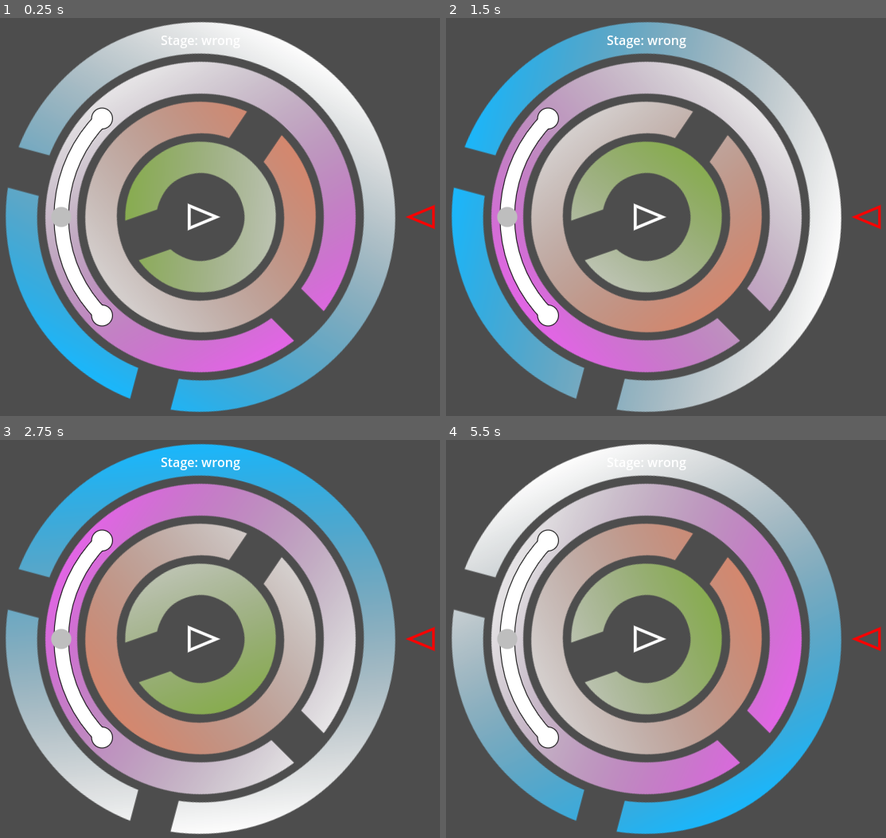
Above: before the commit, frames 1-4 (two rows, left to right).
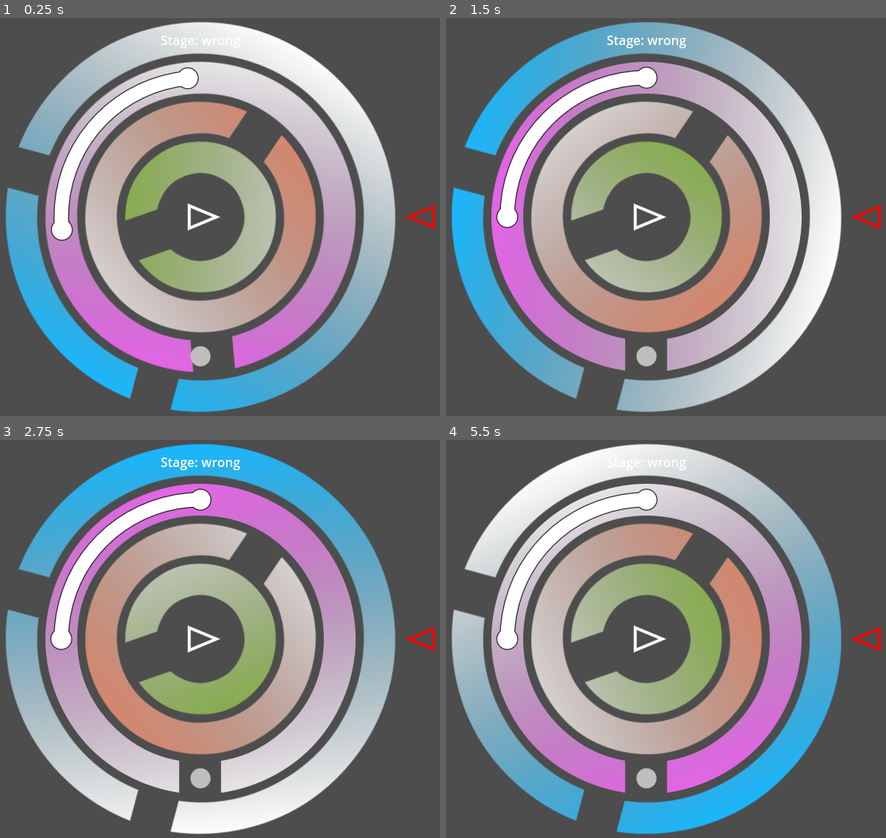
Above: after the commit, the same moments.

Repository: LettucePie/october
Game: Godot game, scene res://game.tscn
The game is run twice, just before and just after one commit, with the same random seed, the same clock (stepped at 60 frames per second) and the same inputs.
Inputs (mouse positions are in pixels of both pictures, inside the frame that each line leads up to):
- Up to frame 1 (0.25 s): no input
- Up to frame 2 (1.5 s): move the mouse to (767, 197) at 0.52 s; click (767, 197) at 0.67 s; move the mouse to (534, 236) at 1.27 s; click (534, 236) at 1.42 s
- Up to frame 3 (2.75 s): move the mouse to (255, 551) at 2.02 s; click (255, 551) at 2.17 s
- Up to frame 4 (5.5 s): move the mouse to (617, 718) at 2.77 s; click (617, 718) at 2.92 s; move the mouse to (815, 698) at 3.52 s; click (815, 698) at 3.67 s; move the mouse to (481, 579) at 4.27 s; click (481, 579) at 4.42 s; move the mouse to (674, 639) at 5.02 s; click (674, 639) at 5.17 s

The runs differ from the first frame. In frame 1, 10% of the frame differs, in the area x 10-81%, y 11-89%; in frame 2, 10%; in frame 3, 11%; in frame 4, 11%.

Commit message:
try custom clamp ranges built based on anchor_point in relation to starting rotation

Diff:
--- a/components/channel.gd
+++ b/components/channel.gd
@@ -16,6 +16,12 @@
 var point_b : Vector2 = Vector2.ZERO
 var anchor_point : Vector2 = Vector2.ZERO
 var arc_points : int = 10
+var starting_rot : float = 0.0
+
+
+func _ready() -> void:
+	if get_parent() is Ring:
+		starting_rot = get_parent().rotation
 
 
 func _process(delta) -> void:
--- a/rings/ring.gd
+++ b/rings/ring.gd
@@ -41,6 +41,8 @@
 	var target : float = new_target
 	for i in interactives:
 		if i is Channel:
+			print("Laptop is dying.")
+			print("Try setting a reference value with starting_rot on channel, then build custom clamp limits, because this rotaiton wrap around is driving me bananas.")
 			target = clampf(
 				target,
 				deg_to_rad(i.point_a_angle - (i.anchor_angle - 90)),
--- a/rings/ring_2a.tscn
+++ b/rings/ring_2a.tscn
@@ -34,4 +34,3 @@
 
 [node name="channel" parent="." instance=ExtResource("4_awhe1")]
 radius_multiplier = 3.0
-anchor_angle = 180.0
